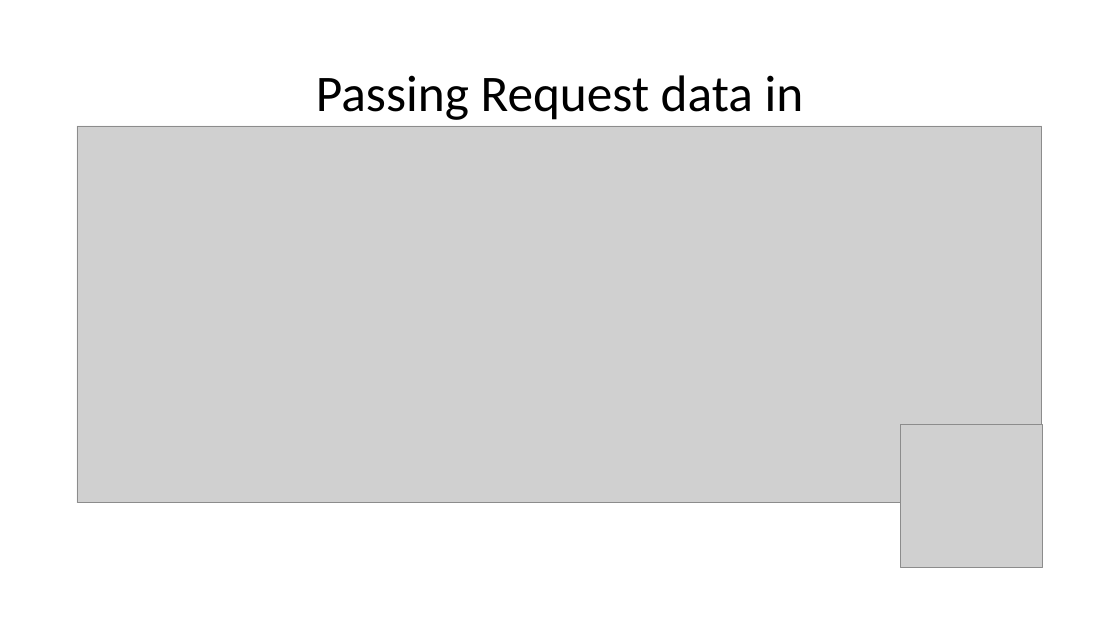
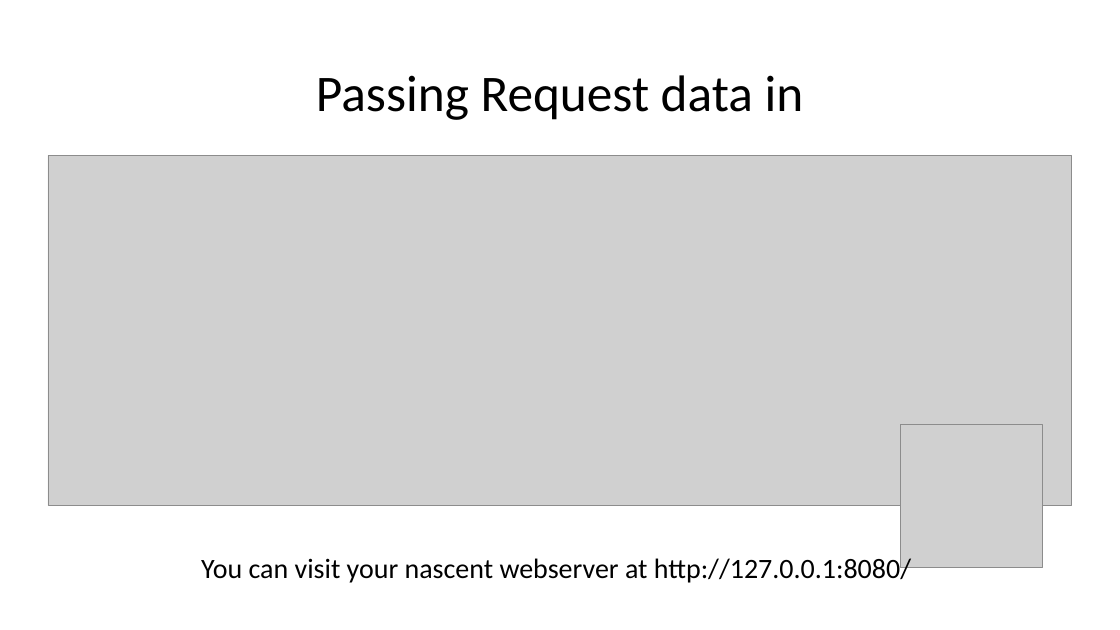
Before and after one commit to wilkotom/python_examples, a slide deck: slide 9 of Python as an additional language/Lesson 7/Session 7.pptx. Drawn at 1120x630 pixels with LibreOffice and Linux fonts; fonts in the diff are those of the drawing; grey boxes stand for pictures. Boxes give left, top, right and bottom in pixels: in the first picture for what was removed or moved away, otherwise in the second. Text is boxed around its words. In the diff, an @@ line names an element or a change of style, - is before the commit and + after.

```diff
--- a/Python as an additional language/Lesson 7/Session 7.pptx
+++ b/Python as an additional language/Lesson 7/Session 7.pptx
@@ picture: place and size @@
-picture at box(77, 126, 1043, 503)
+picture at box(48, 155, 1072, 506)
@@ text added at box(201, 555, 911, 583), 24 pt, text #000000 @@
+You can visit your nascent webserver at http://127.0.0.1:8080/
```
Also in this commit, not shown: 5 other slides changed.
